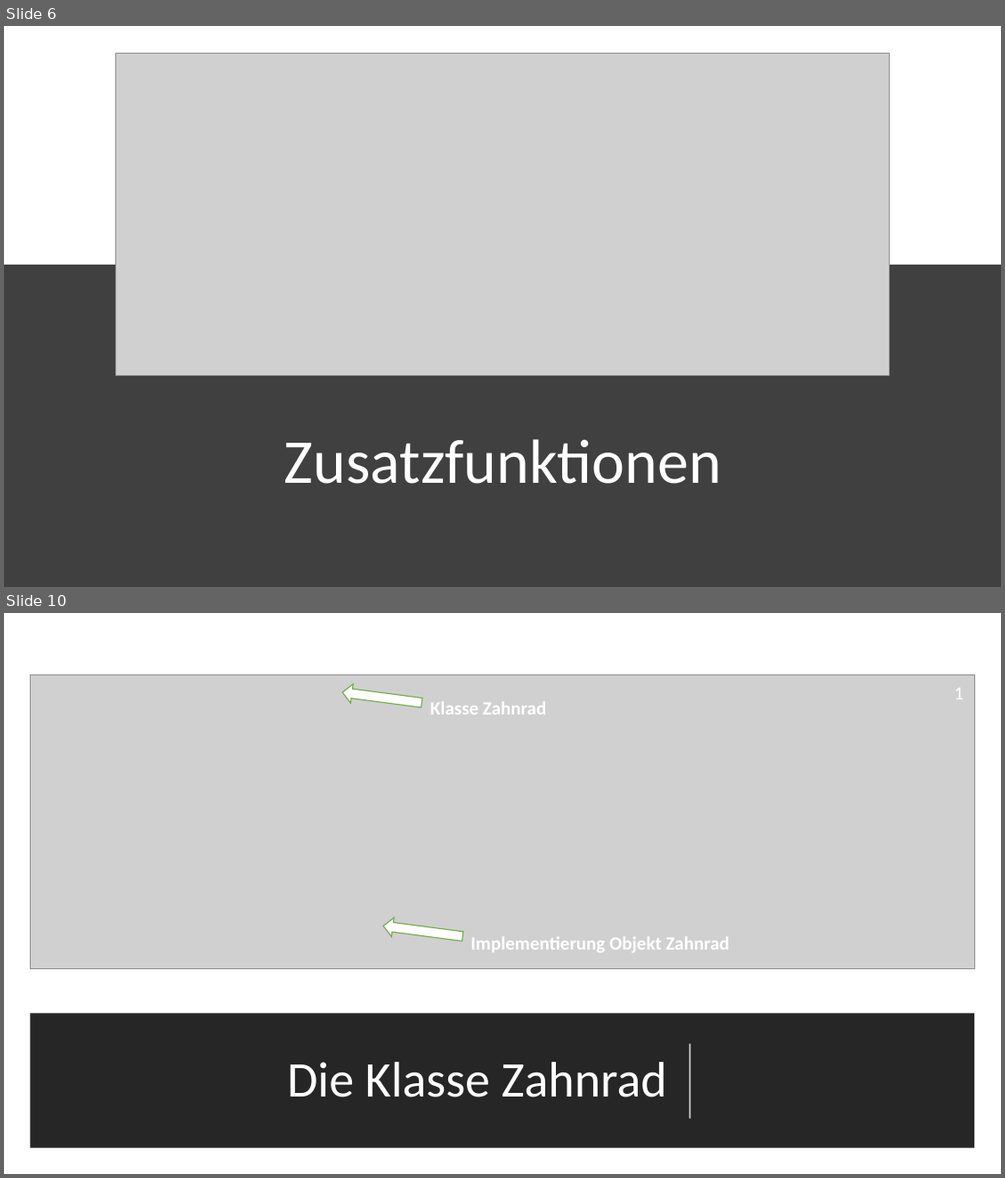
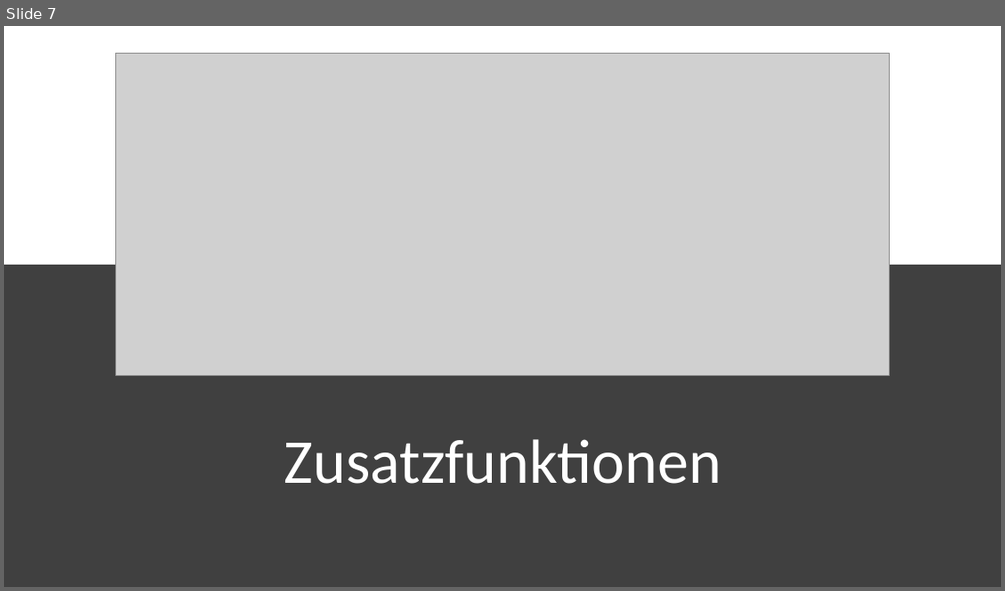
Before and after one commit to maxeuken/HSP-Sprint-1, a slide deck: Zahnraddimensionierungsprogramm.GruppeJ/PowerPoint Präsentation Sprint 2/Sprint 2.pptx. Shown one above the other, each under a label of ours: slides 6 and 10 before the commit, slide 7 after it; the slides between them are not shown. The pictures are 1005x1178 and 1005x591 pixels, drawn with LibreOffice and Linux fonts; fonts in the diff are those of the drawing; grey boxes stand for pictures. Boxes give left, top, right and bottom in pixels: in the first picture for what was removed or moved away, otherwise in the second. Text is boxed around its words. In the diff, an @@ line names an element or a change of style, - is before the commit and + after.

```diff
--- a/Zahnraddimensionierungsprogramm.GruppeJ/PowerPoint Präsentation Sprint 2/Sprint 2.pptx
+++ b/Zahnraddimensionierungsprogramm.GruppeJ/PowerPoint Präsentation Sprint 2/Sprint 2.pptx
@@ slide 10 removed at (4, 613, 1001, 1174), background #FFFFFF @@
@@ picture removed at (30, 674, 975, 968) @@
@@ left arrow removed at (341, 682, 423, 713) @@
@@ text removed at (954, 688, 963, 699) @@
-1
@@ text removed at (430, 702, 546, 714) @@
-Klasse Zahnrad
@@ left arrow removed at (382, 916, 464, 947) @@
@@ text removed at (470, 937, 729, 952) @@
-Implementierung Objekt Zahnrad
@@ rectangle removed at (30, 1013, 975, 1148) @@
@@ title removed at (287, 1062, 667, 1097) @@
-Die Klasse Zahnrad
@@ line removed from (689, 1119) to (689, 1044) @@
@@ what was slide 6 is now slide 7 @@
```
Also in this commit, not shown: 4 slides changed, 3 slides added, 4 other slides removed, 4 other files.
